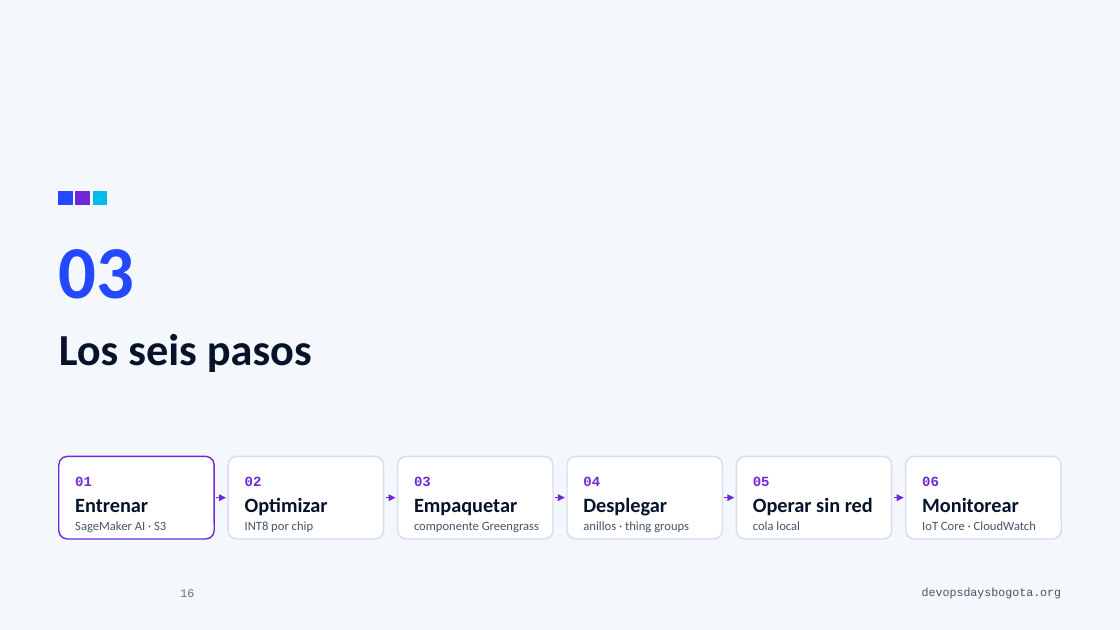
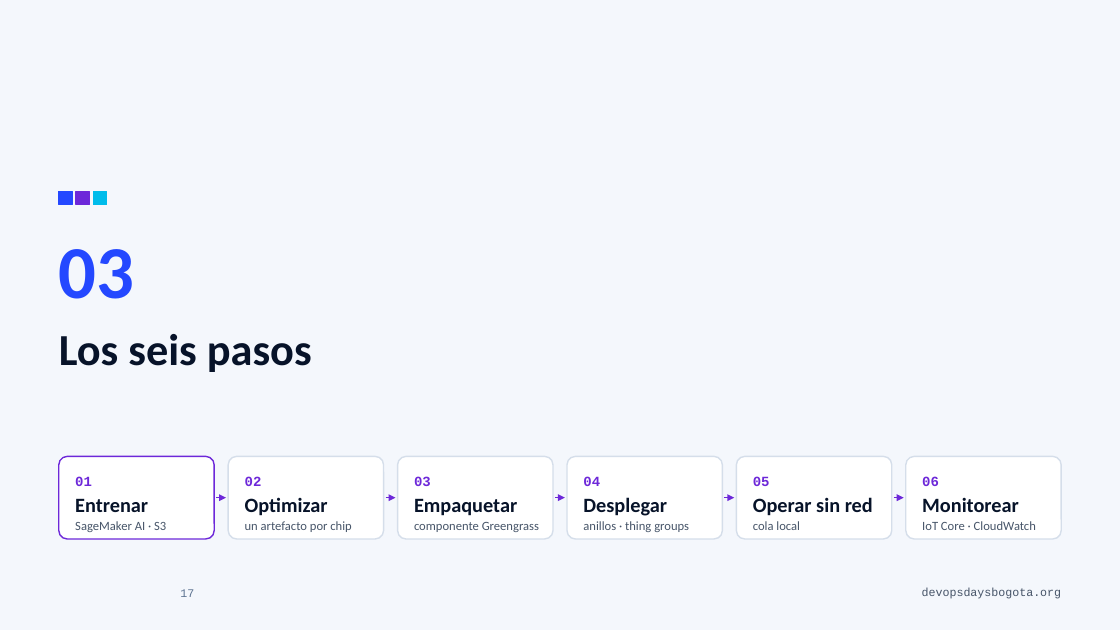
Before and after one commit to alejandro945/mlops-a-ciegas, a slide deck: slide 17 of talk/MLOps-a-ciegas-DevOpsDays-Bogota-2026.pptx (slide 16 before the commit). Drawn at 1120x630 pixels with LibreOffice and Linux fonts; fonts in the diff are those of the drawing; background and template pictures are left out. Boxes give left, top, right and bottom in pixels: in the first picture for what was removed or moved away, otherwise in the second. Text is boxed around its words. In the diff, an @@ line names an element or a change of style, - is before the commit and + after.

```diff
--- a/talk/MLOps-a-ciegas-DevOpsDays-Bogota-2026.pptx
+++ b/talk/MLOps-a-ciegas-DevOpsDays-Bogota-2026.pptx
@@ text in rounded rectangle at (x1=245, y1=521, x2=351, y2=532): text changed @@
-INT8 por chip
+un artefacto por chip
@@ page number at (x1=180, y1=589, x2=194, y2=597): text changed @@
-16
+17
```
Also in this commit, not shown: 3 other slides changed, 1 slide added, 6 other files.
